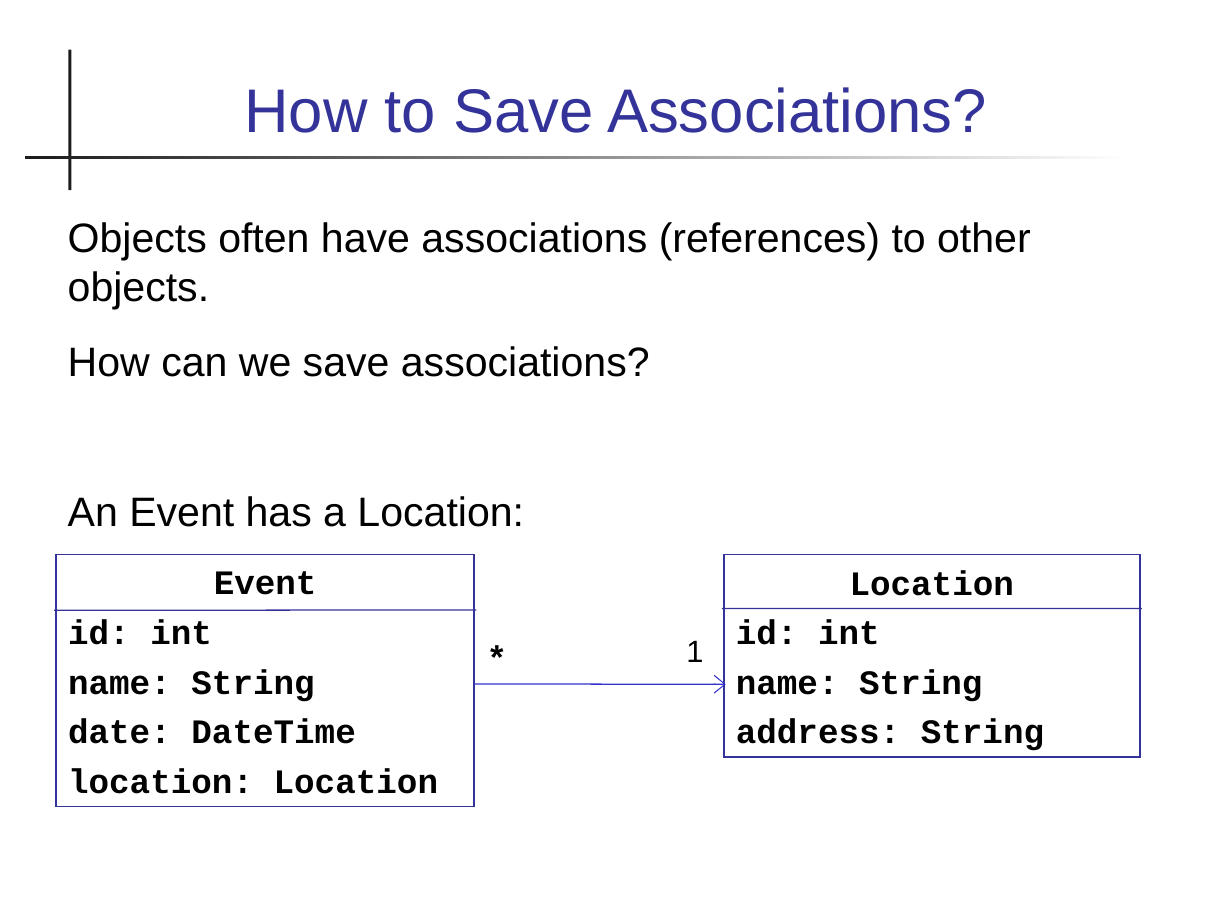
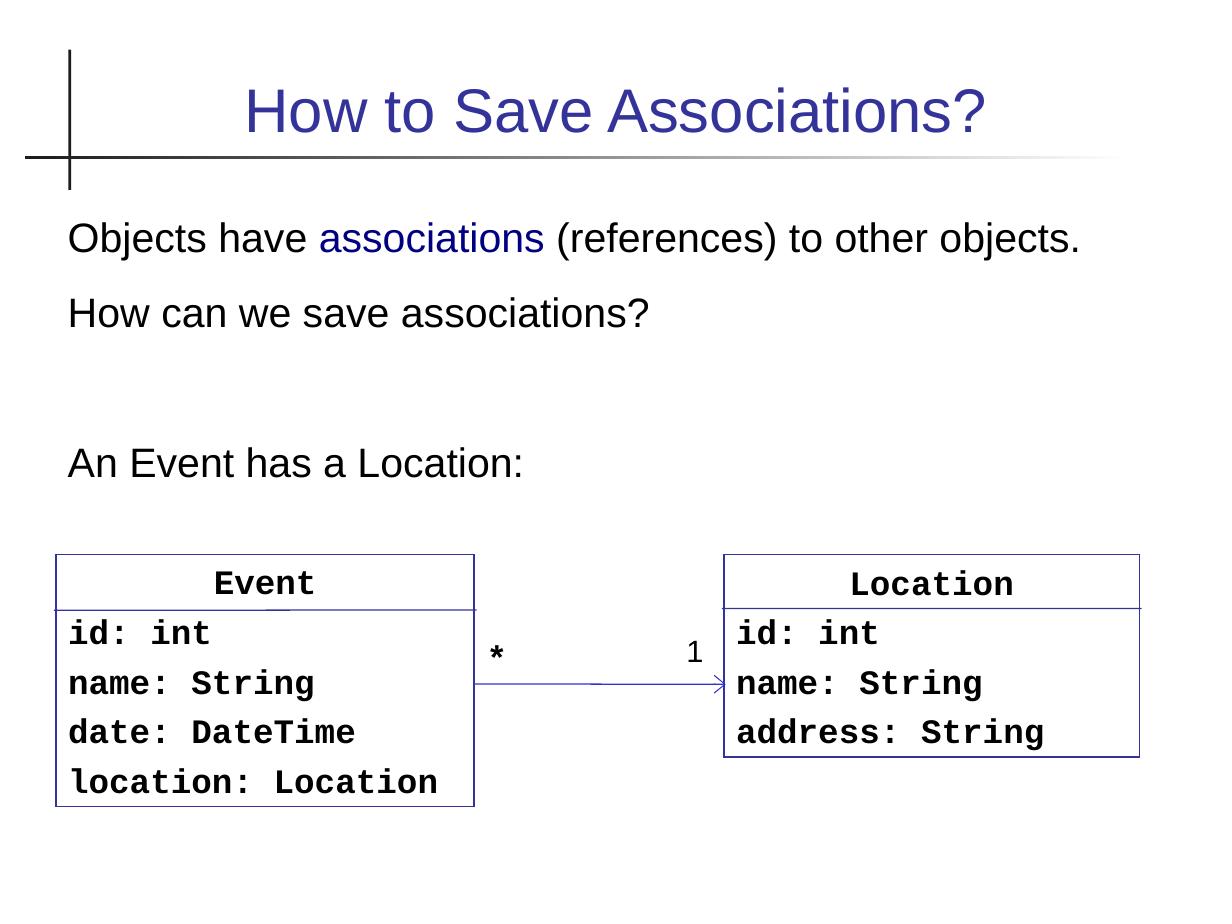
Before and after one commit to cpske/ISP, a slide deck: slide 24 of database/Persistence-and-ORM.ppt. Drawn at 1232x924 pixels with LibreOffice and Linux fonts; fonts in the diff are those of the drawing. Boxes give left, top, right and bottom in pixels: in the first picture for what was removed or moved away, otherwise in the second. Text is boxed around its words. In the diff, an @@ line names an element or a change of style, - is before the commit and + after.

```diff
--- a/database/Persistence-and-ORM.ppt
+++ b/database/Persistence-and-ORM.ppt
@@ text at box(68, 222, 1081, 261): text changed @@
-Objects often have associations (references) to other objects.
+Objects have associations (references) to other objects.
```
Also in this commit, not shown: 13 other slides changed, 1 slide added, 17 other files.
